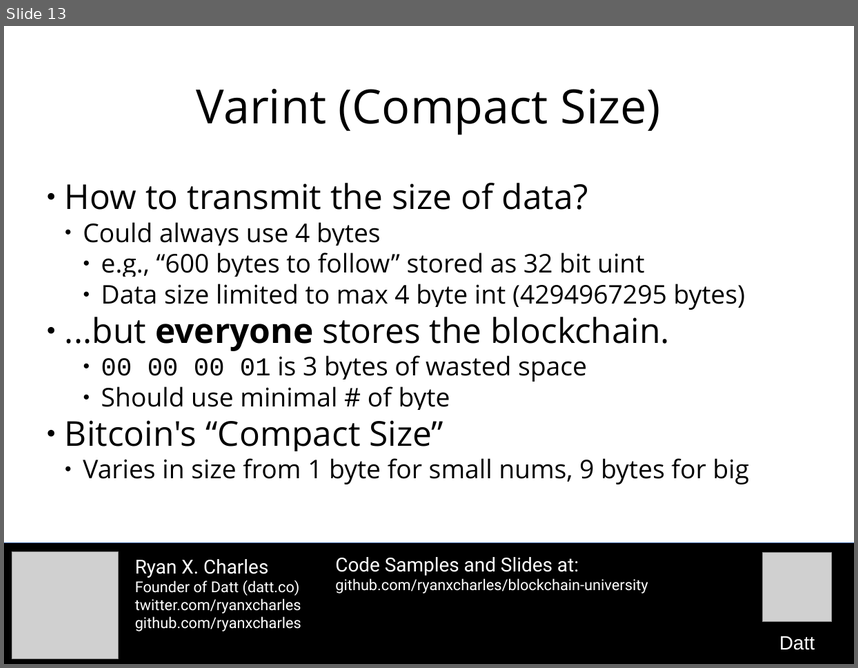
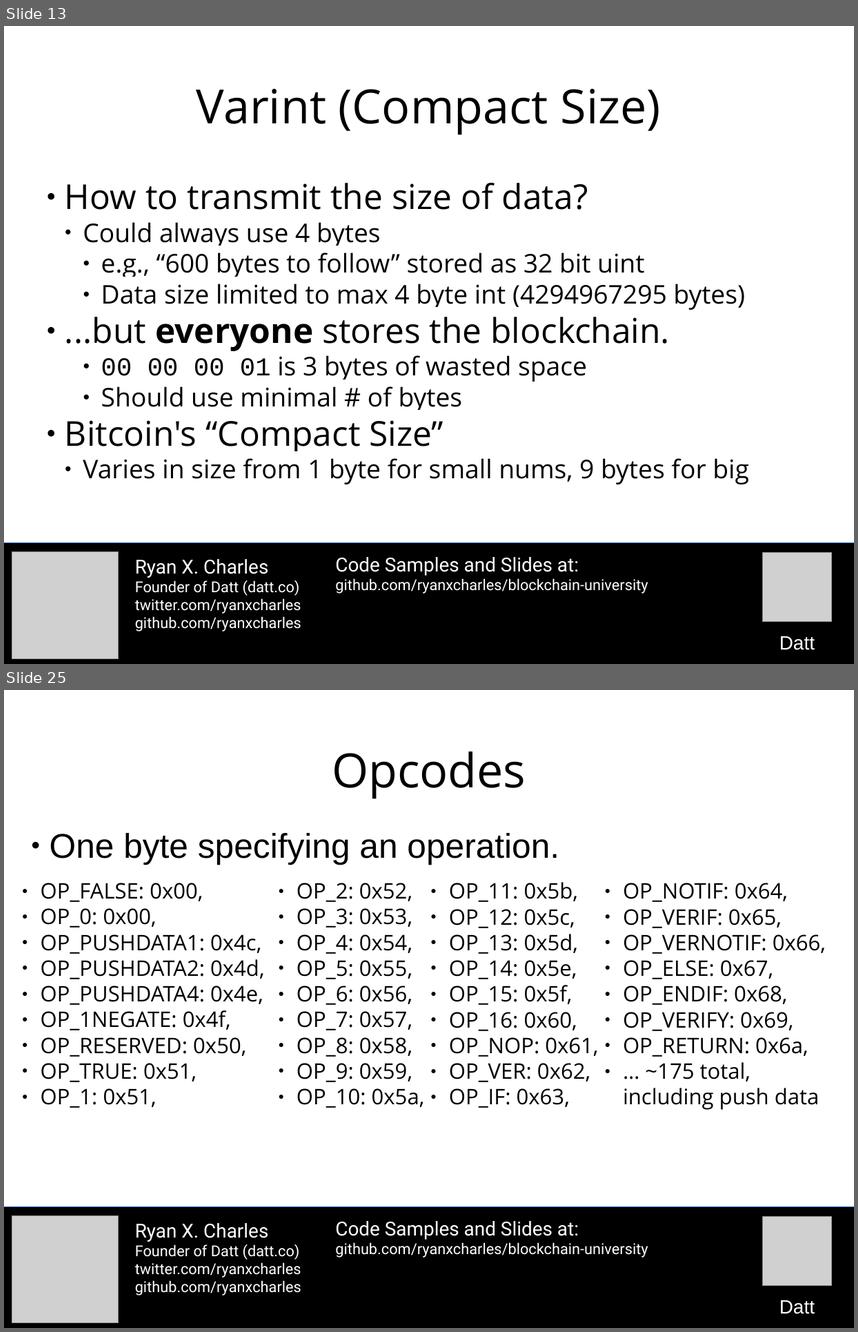
Before and after one commit to camelash/blockchain-university, a slide deck: slides/2015-10-26-transactions-and-blocks.odp. Shown one above the other, each under a label of ours: slide 13 before the commit, slides 13 and 25 after it; the slides between them are not shown. The pictures are 858x668 and 858x1332 pixels, drawn with LibreOffice and Linux fonts; fonts in the diff are those of the drawing; grey boxes stand for pictures. Boxes give left, top, right and bottom in pixels: in the first picture for what was removed or moved away, otherwise in the second. Text is boxed around its words. In the diff, an @@ line names an element or a change of style, - is before the commit and + after.

```diff
--- a/slides/2015-10-26-transactions-and-blocks.odp
+++ b/slides/2015-10-26-transactions-and-blocks.odp
@@ slide 25 added at <box>4,690,854,1328</box>, background #FFFFFF @@
@@ title added at <box>332,751,526,799</box>, 44 pt, text #000000 @@
+Opcodes
@@ subtitle added at <box>50,833,559,865</box>, 32 pt, text #000000 @@
+● One byte specifying an operation.
@@ text added at <box>41,883,264,1107</box>, 20 pt, text #000000 @@
+  ● OP_FALSE: 0x00,
+  ● OP_0: 0x00,
+  ● OP_PUSHDATA1: 0x4c,
+  ● OP_PUSHDATA2: 0x4d,
+  ● OP_PUSHDATA4: 0x4e,
+  ● OP_1NEGATE: 0x4f,
+  ● OP_RESERVED: 0x50,
+  ● OP_TRUE: 0x51,
+  ● OP_1: 0x51,
@@ text added at <box>297,883,425,1107</box>, 20 pt, text #000000 @@
+  ● OP_2: 0x52,
+  ● OP_3: 0x53,
+  ● OP_4: 0x54,
+  ● OP_5: 0x55,
+  ● OP_6: 0x56,
+  ● OP_7: 0x57,
+  ● OP_8: 0x58,
+  ● OP_9: 0x59,
+  ● OP_10: 0x5a,
@@ text added at <box>449,882,598,1107</box>, 20 pt, text #000000 @@
+  ● OP_11: 0x5b,
+  ● OP_12: 0x5c,
+  ● OP_13: 0x5d,
+  ● OP_14: 0x5e,
+  ● OP_15: 0x5f,
+  ● OP_16: 0x60,
+  ● OP_NOP: 0x61,
+  ● OP_VER: 0x62,
+  ● OP_IF: 0x63,
@@ text added at <box>623,883,826,1110</box>, 20 pt, text #000000 @@
+  ● OP_NOTIF: 0x64,
+  ● OP_VERIF: 0x65,
+  ● OP_VERNOTIF: 0x66,
+  ● OP_ELSE: 0x67,
+  ● OP_ENDIF: 0x68,
+  ● OP_VERIFY: 0x69,
+  ● OP_RETURN: 0x6a,
+  ● … ~175 total, including push data
@@ rectangle added at <box>4,1207,854,1328</box>, fill #000000, outline #3465A4 0 pt @@
@@ picture added at <box>12,1215,119,1323</box> @@
@@ text added at <box>135,1223,301,1295</box>, 14 pt, text #FFFFFF @@
+Ryan X. Charles
+Founder of Datt (datt.co)
+twitter.com/ryanxcharles
+github.com/ryanxcharles
@@ text added at <box>335,1221,648,1257</box>, 14 pt, text #FFFFFF @@
+Code Samples and Slides at:
+github.com/ryanxcharles/blockchain-university
@@ picture added at <box>763,1216,833,1285</box> @@
@@ text added at <box>780,1299,815,1314</box>, 18 pt, text #FFFFFF @@
+Datt
@@ slide 13 changed as well @@
@@ text at <box>101,386,463,410</box>: text changed @@
-    ● Should use minimal # of byte
+    ● Should use minimal # of bytes
```
Also in this commit, not shown: 1 other slide changed, 34 other slides added, 1 other file.
